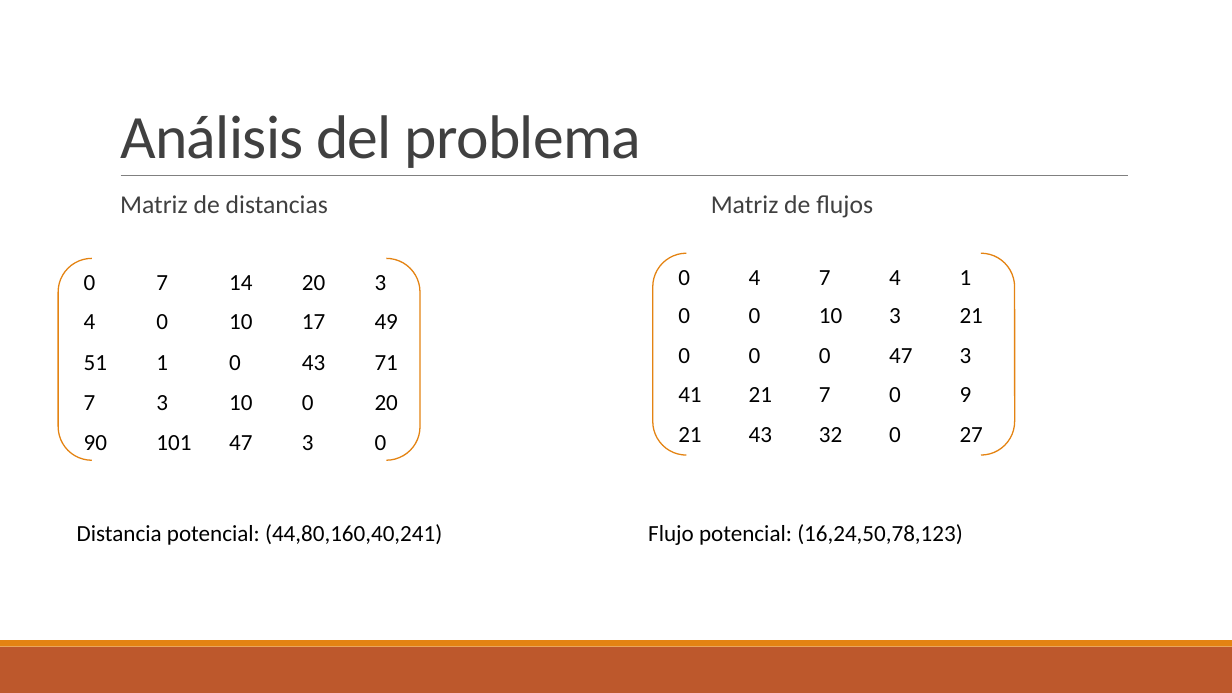
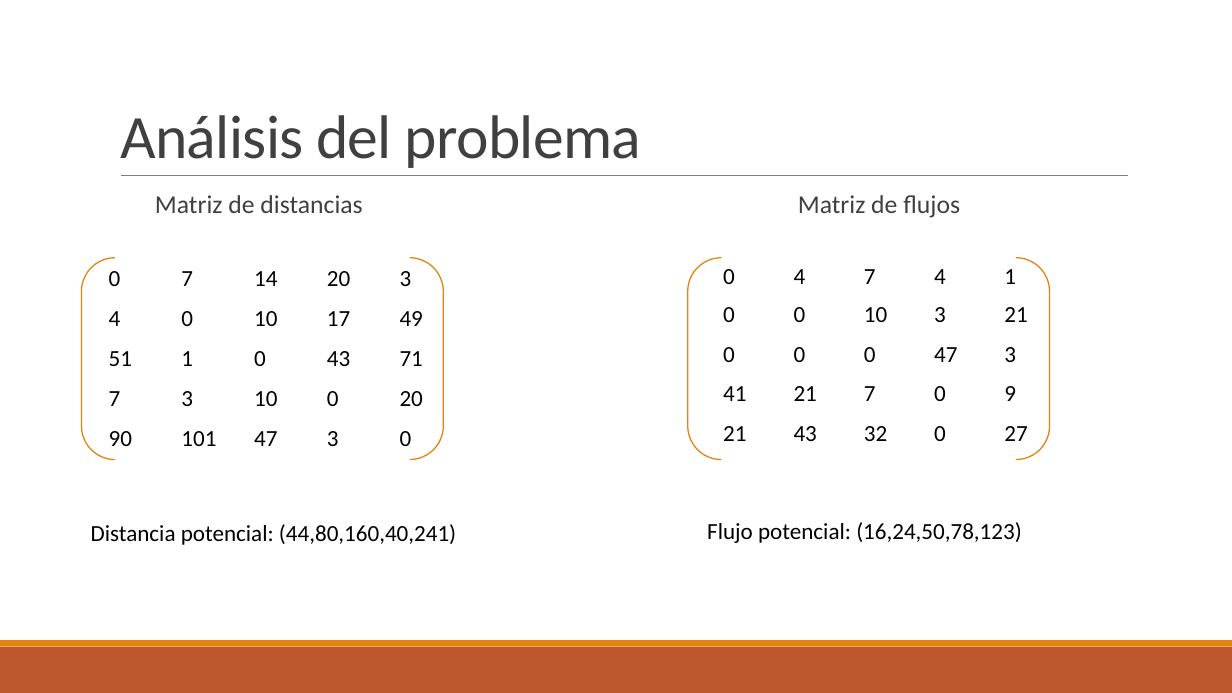
Before and after one commit to santidediego/Algoritmica, a slide deck: slide 3 of Practica3/Greedy.pptx. Drawn at 1232x693 pixels with LibreOffice and Linux fonts; fonts in the diff are those of the drawing. Boxes give left, top, right and bottom in pixels: in the first picture for what was removed or moved away, otherwise in the second. Text is boxed around its words. In the diff, an @@ line names an element or a change of style, - is before the commit and + after.

```diff
--- a/Practica3/Greedy.pptx
+++ b/Practica3/Greedy.pptx
@@ text "Matriz de distancias Matriz de ..." rewrapped from <box>120,195,873,218</box> to <box>155,195,960,218</box> @@
@@ bracket pair: place and size @@
-bracket pair at <box>58,259,421,461</box>
+bracket pair at <box>81,258,444,460</box>
@@ table: place and size @@
-table at <box>75,263,440,464</box>
+table at <box>100,260,465,460</box>
@@ bracket pair: place and size @@
-bracket pair at <box>653,253,1015,456</box>
+bracket pair at <box>688,258,1050,460</box>
@@ table: place and size @@
-table at <box>669,259,1020,456</box>
+table at <box>714,258,1066,454</box>
@@ text "Distancia potencial: (44,80,160,40,241)": place and size @@
-text "Distancia potencial: (44,80,160,40,241)" at <box>77,524,442,545</box>
+text "Distancia potencial: (44,80,160,40,241)" at <box>91,524,456,545</box>
@@ text "Flujo potencial: (16,24,50,78,123)": place and size @@
-text "Flujo potencial: (16,24,50,78,123)" at <box>648,524,963,545</box>
+text "Flujo potencial: (16,24,50,78,123)" at <box>707,522,1022,543</box>
```
Also in this commit, not shown: 6 other slides changed, 3 slides added, 1 other file.
